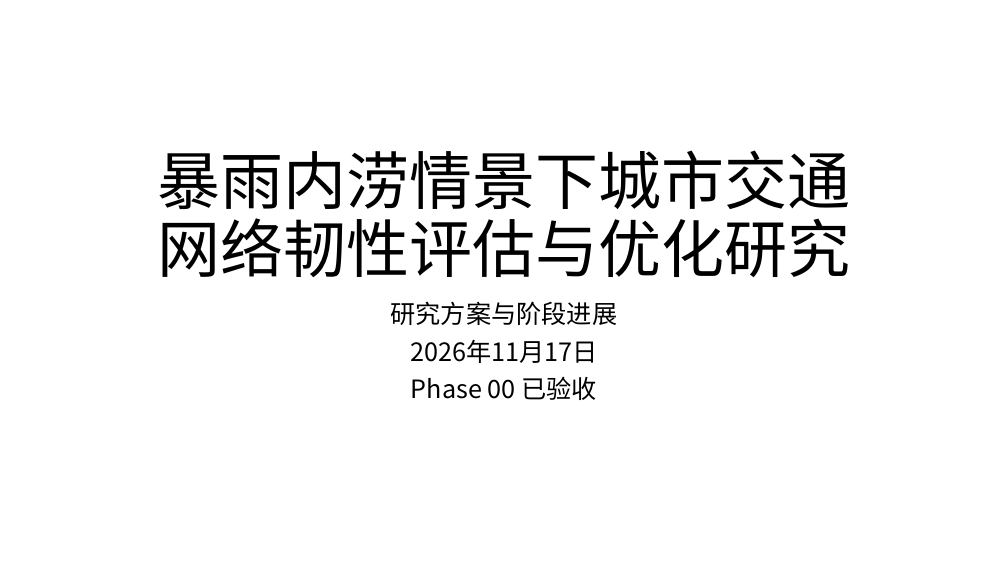
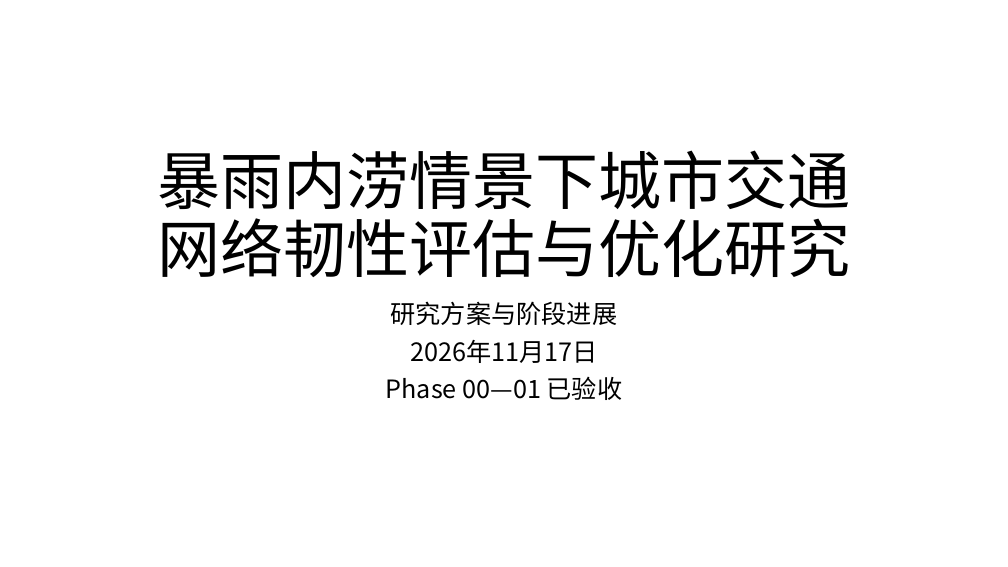
Before and after one commit to zhzhzh666/jiaotong, a slide deck: slide 1 of docs/deliverables/开题与阶段进展汇报.pptx. Drawn at 1008x567 pixels with LibreOffice and Linux fonts; fonts in the diff are those of the drawing. Boxes give left, top, right and bottom in pixels: in the first picture for what was removed or moved away, otherwise in the second. Text is boxed around its words. In the diff, an @@ line names an element or a change of style, - is before the commit and + after.

Commit message:
Accept Phase 01 road network and synchronize report and slides

```diff
--- a/docs/deliverables/开题与阶段进展汇报.pptx
+++ b/docs/deliverables/开题与阶段进展汇报.pptx
@@ subtitle at (386, 377, 623, 400): text changed @@
-Phase 00 已验收
+Phase 00—01 已验收
```
Also in this commit, not shown: 3 other slides changed, 4 slides added, 32 other files.
